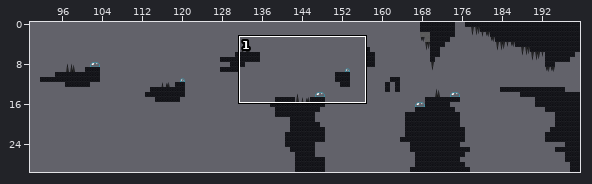
A Tiled map gets an edit: maps/terceira_fase.tmx. The first picture is a wide view before the edit; the outline marks the close-up.
Close-up. Earlier state:
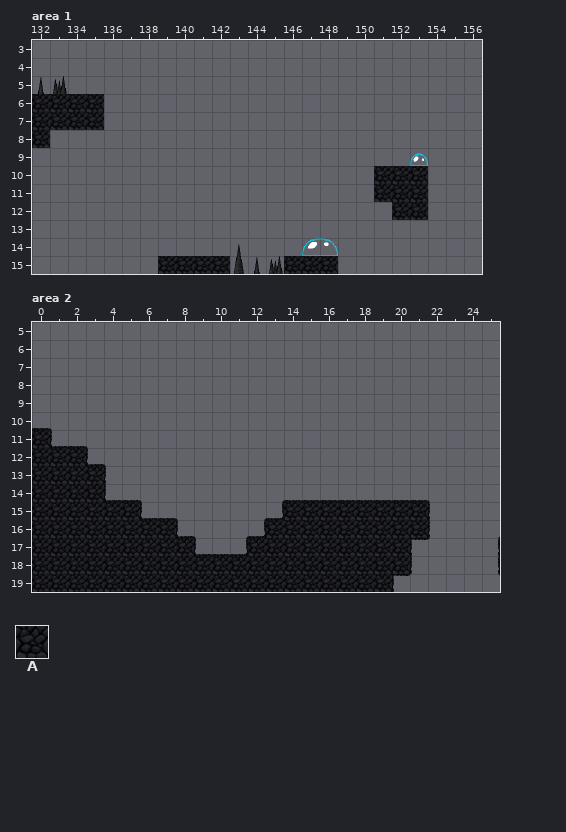
Cells are 32x32 px. Shown: area 1 x 132..156, y 3..15; area 2 x 0..25, y 5..19. The commit also changed other parts of the map, which this record leaves out.
Key: from "fase2_tilesset": A 72.
_ is an empty cell.
Layers that did not change in this view are not listed.
Layer "floor" before, area 1, first column x 132:
 3 _________________________
 4 _________________________
 5 _________________________
 6 AAAA_____________________
 7 AAAA_____________________
 8 A________________________
 9 _________________________
10 ___________________AAA___
11 ___________________AAA___
12 ____________________AA___
13 _________________________
14 _________________________
15 _______AAAA___AAA________
The result:
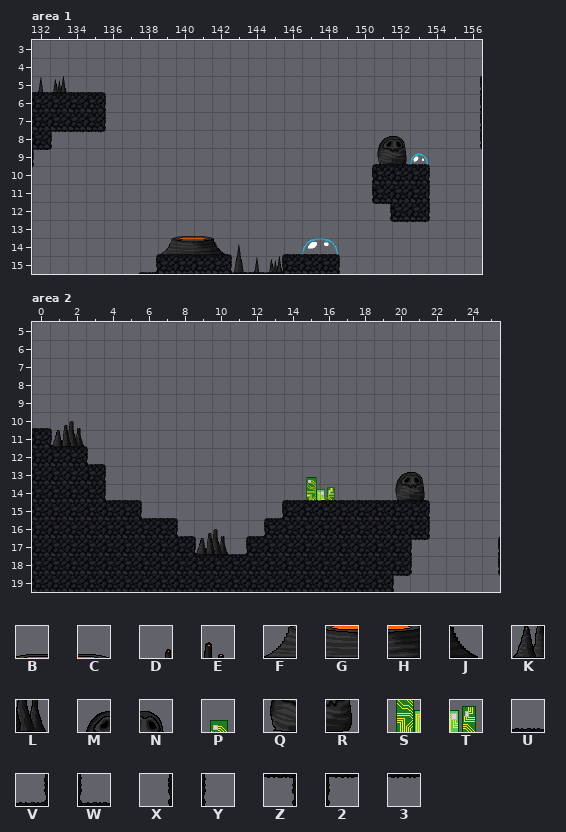
Further tiles: from "enfeites_maiores": B 19, C 20, D 22, E 23, F 26, G 27, H 28, J 29, K 30, L 31, M 32, N 33, P 36, Q 40, R 41, S 44, T 45; from "fase2_tilesset": U 2, V 11, W 13, X 20, Y 24, Z 31, 2 33, 3 42.
Tiles of an added or newly shown layer are drawn over the layers below it.
What changed:
{"where": "layer \"decoracao\" (added), area 1"}
{"y":8,"x":151,"old":"__","new":"MN"}
{"y":9,"x":151,"old":"__","new":"QR"}
{"y":13,"x":140,"old":"__","new":"BC"}
{"y":14,"x":139,"old":"____","new":"FGHJ"}
{"where": "layer \"floor\", area 1"}
{"y":5,"x":132,"old":"____","new":"UUUU"}
{"y":5,"x":156,"old":"_","new":"X"}
{"y":6,"x":136,"old":"_","new":"Y"}
{"y":6,"x":156,"old":"_","new":"X"}
{"y":7,"x":136,"old":"_","new":"Y"}
{"y":7,"x":156,"old":"_","new":"X"}
{"y":8,"x":133,"old":"___","new":"233"}
{"y":8,"x":156,"old":"_","new":"X"}
{"y":9,"x":132,"old":"_","new":"2"}
{"y":9,"x":151,"old":"___","new":"UUU"}
{"y":10,"x":150,"old":"_","new":"X"}
{"y":10,"x":154,"old":"_","new":"Y"}
{"y":11,"x":150,"old":"_","new":"X"}
{"y":11,"x":154,"old":"_","new":"Y"}
{"y":12,"x":151,"old":"_","new":"Z"}
{"y":12,"x":154,"old":"_","new":"Y"}
{"y":13,"x":152,"old":"__","new":"33"}
{"y":14,"x":139,"old":"____","new":"UUUU"}
{"y":14,"x":146,"old":"___","new":"UUU"}
{"y":15,"x":138,"old":"_","new":"V"}
{"y":15,"x":143,"old":"___","new":"WUV"}
{"y":15,"x":149,"old":"_","new":"Y"}
{"where": "layer \"decoracao\" (added), area 2"}
{"y":10,"x":1,"old":"__","new":"DE"}
{"y":11,"x":1,"old":"__","new":"KL"}
{"y":13,"x":15,"old":"_","new":"P"}
{"y":13,"x":20,"old":"__","new":"MN"}
{"y":14,"x":15,"old":"__","new":"ST"}
{"y":14,"x":20,"old":"__","new":"QR"}
{"y":16,"x":9,"old":"__","new":"DE"}
{"y":17,"x":9,"old":"__","new":"KL"}
{"label":"added","picture_box":[32,92,106,166]}
{"label":"added","picture_box":[480,76,482,148]}
{"label":"added","picture_box":[372,136,430,223]}
{"label":"added","picture_box":[140,236,340,274]}
{"label":"added","picture_box":[52,421,85,447]}
{"label":"added","picture_box":[306,477,335,501]}
{"label":"added","picture_box":[395,472,425,501]}
{"label":"added","picture_box":[196,529,229,555]}
